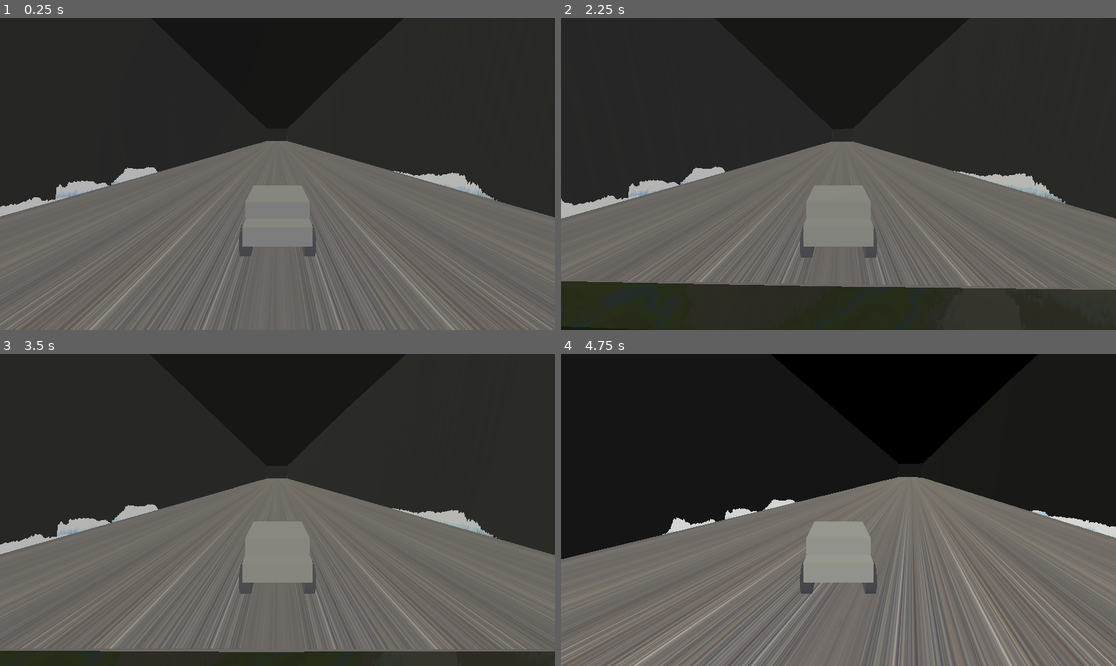
Above: before the commit, frames 1-4 (two rows, left to right).
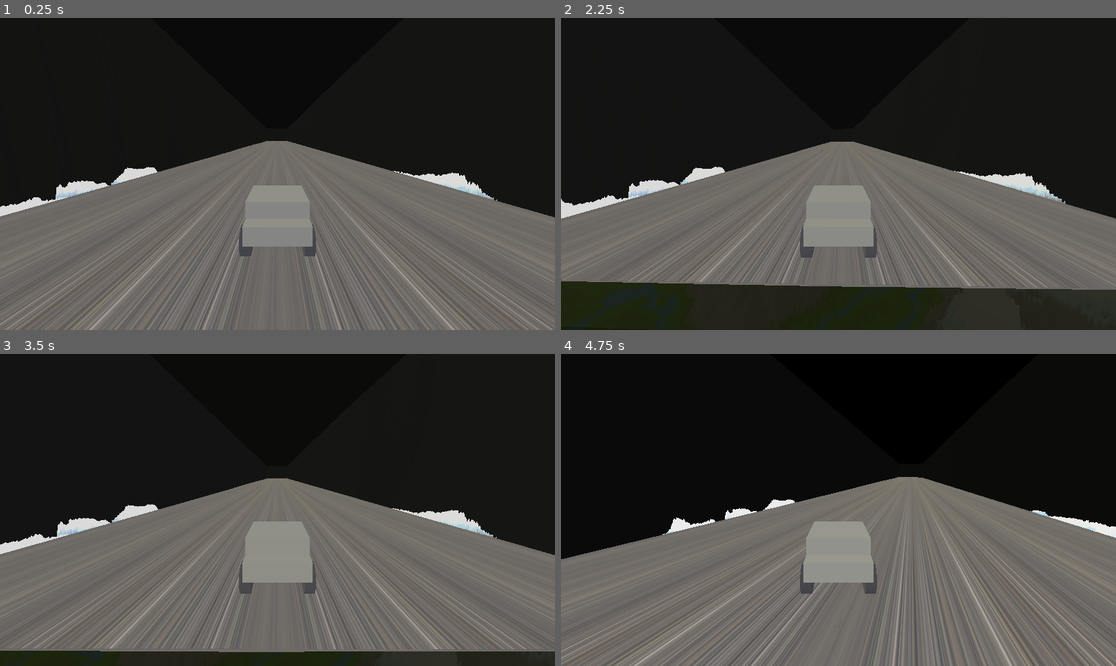
Above: after the commit, the same moments.

Repository: j7ysan/GodotTrackMap
Game: Godot game, scene res://scenes/world.tscn
Same seed, same stepped clock (60 frames per second), same inputs: the game is played once before the commit and once after it.
Inputs (mouse positions are in pixels of both pictures, inside the frame that each line leads up to):
- Up to frame 1 (0.25 s): no input
- Up to frame 2 (2.25 s): tap Enter (ui_accept) at 0.5, 0.77, 1.52 s; move the mouse to (960, 158) at 0.52 s; hold D (right) 0.53-1.28 s; click (960, 158) at 0.67 s; move the mouse to (727, 189) at 1.27 s; hold S (down) 1.28-2.03 s; move the mouse to (894, 105) at 2.02 s; hold D (right) from 2.03 s (still down)
- Up to frame 3 (3.5 s): move the mouse to (249, 572) at 2.77 s; release D (right) at 2.78 s; hold W (up) from 2.78 s (still down); click (249, 572) at 2.92 s; tap Enter (ui_accept) at 3.02 s
- Up to frame 4 (4.75 s): move the mouse to (1005, 556) at 3.52 s; release W (up) at 3.53 s; hold A (left) from 3.53 s (still down); tap Enter (ui_accept) at 3.77, 4.52 s; move the mouse to (672, 463) at 4.27 s

The runs differ from the first frame. In frame 1, 1.2% of the frame differs, in the area x 0-90%, y 37-64%; in frame 2, 1.3%, in the area x 0-91%, y 36-65%; in frame 3, 1.2%; in frame 4, less than 0.1%.

Commit message:
quick transparency adjustment

Diff:
--- a/scenes/world.tscn
+++ b/scenes/world.tscn
@@ -79,7 +79,7 @@
 
 [sub_resource type="StandardMaterial3D" id="StandardMaterial3D_71j4m"]
 transparency = 1
-albedo_color = Color(0.32941177, 0.32941177, 0.32941177, 0.25490198)
+albedo_color = Color(0.32941177, 0.32941177, 0.32941177, 0.11764706)
 
 [sub_resource type="PhysicsMaterial" id="PhysicsMaterial_k0juu"]
 
